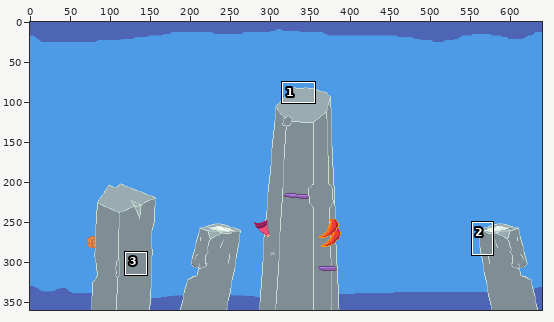
File history of a pixel-art file, Assets/Sprites/yvanPixelArt/background/background.aseprite. Above: a wide view before the commit, with the close-up outlined.
Close-up. First the earlier version:
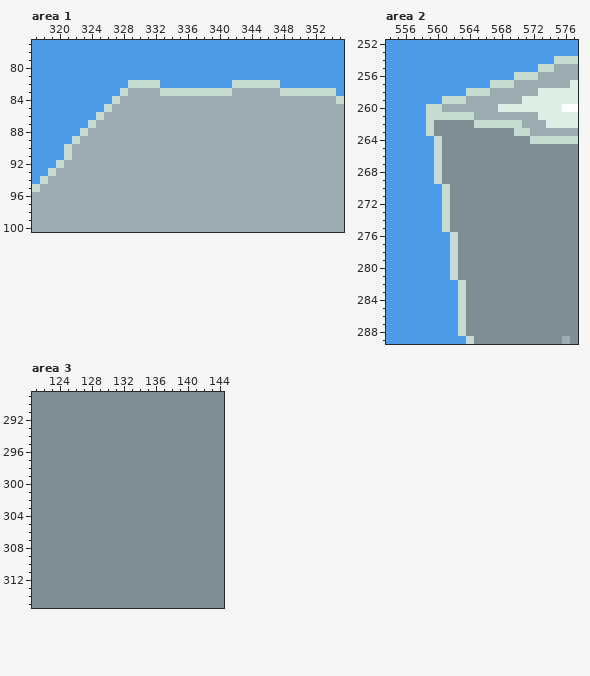
640x360 pixels, 1 frame. Shown: area 1: x 317..355, y 77..100; area 2: x 554..577, y 252..289; area 3: x 121..144, y 289..315. The commit also changed other parts of the picture, which this record leaves out.
After:
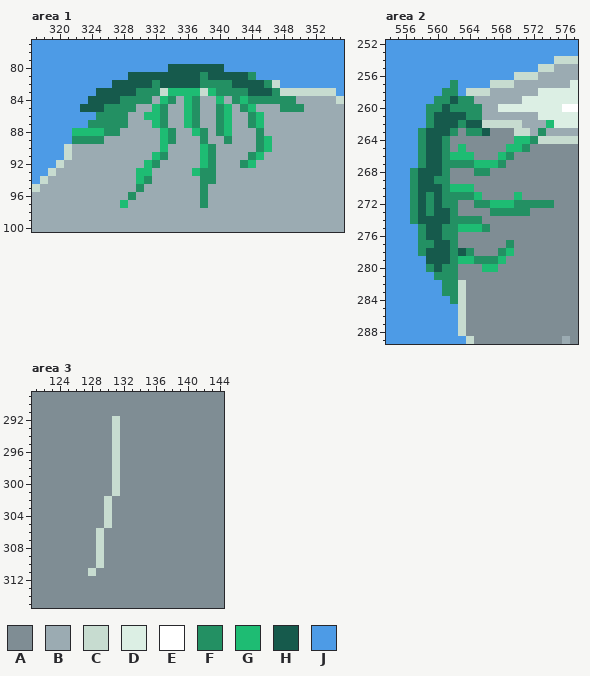
Palette (. is transparent): A #7f8d94  B #9babb2  C #c7dcd0  D #dcefe4  E #ffffff  F #239063  G #1ebc73  H #165a4c  J #4d9be6
Edits made:
Area 1, layer "Flowers":
y 80: x 334..340 JJJJJJJ -> HHHHHHH
y 81: x 329..344 JJJJJJJJJJJJJJJJ -> HHHHHHHHHFHHHHHF
y 82: x 327..346 JJCCCCJJJJJJJJJCCCCC -> HHHHHFHHHHHFFFFHHHHF
y 83: x 325..332 JJJCBBBB -> HHHHHFFF; x 334..337 CCCC -> GGGG; x 339..347 CCCBBBBBB -> GFFFFHHHF
y 84: x 324..331 JJJCBBBB -> HHHHFFFF; x 333..334 BB -> GF; x 336..337 BB -> GF; x 340 B -> G; x 342..349 BBBBBBBB -> FGFFFFFF
y 85: x 323..329 JJJCBBB -> HHHFFFF; x 332..333 BB -> GF; x 336..337 BB -> GF; x 340..341 BB -> FG; x 343..344 BB -> FG; x 348..350 BBB -> FFF
y 86: x 325..328 CBBB -> FFFF; x 331..333 BBB -> GGF; x 336..337 BB -> GF; x 340..341 BB -> FG; x 344..345 BB -> FG
y 87: x 324..328 CBBBB -> FFFFF; x 332..333 BB -> GF; x 336..337 BB -> GF; x 340..341 BB -> FG; x 344..345 BB -> FG
y 88: x 322..327 JCBBBB -> GGGGFF; x 333..334 BB -> GF; x 337..338 BB -> GF; x 340..341 BB -> FG; x 345 B -> F
y 89: x 322..325 CBBB -> FFFF; x 333..334 BB -> GF; x 338 B -> F; x 341 B -> F; x 345..346 BB -> FG
y 90: x 333 B -> G; x 338..339 BB -> GF; x 345..346 BB -> FG
y 91: x 332..333 BB -> GF; x 338..339 BB -> GF; x 344..345 BB -> FG
y 92: x 331..332 BB -> GF; x 338..339 BB -> GF; x 343..344 BB -> FG
y 93: x 330..331 BB -> GG; x 337..339 BBB -> GFF
y 94: x 330..331 BB -> GF; x 338..339 BB -> FF
y 95: x 330 B -> F; x 338 B -> F
y 96: x 329 B -> F; x 338 B -> F
y 97: x 328 B -> G; x 338 B -> F
Area 2, layer "Flowers":
y 257: x 562 J -> F
y 258: x 561..562 JJ -> FF
y 259: x 560..564 JCCCB -> FFHFF
y 260: x 559..565 CCBBBBB -> FFHFFFF
y 261: x 559..565 CCCCCCB -> FHHHHFF
y 262: x 559..565 CAAAAAC -> FHHHFHH; x 574 D -> G
y 263: x 558..562 JCAAA -> FHHHF; x 564..566 AAA -> FFH; x 573 B -> F
y 264: x 558..561 JJCA -> FHHF; x 570..572 AAC -> GGF
y 265: x 558..561 JJCA -> FHHF; x 563 A -> G; x 569..571 AAA -> GGF
y 266: x 558..564 JJCAAAA -> FHHFGGG; x 568..569 AA -> GF
y 267: x 558..568 JJCAAAAAAAA -> FHHFFFFGGGF
y 268: x 557..561 JJJCA -> FHHHF; x 565..566 AA -> FF
y 269: x 557..561 JJJCA -> FHHFF
y 270: x 557..564 JJJJCAAA -> FHHHFGGG
y 271: x 557..565 JJJJCAAAA -> FHFHFFFFG; x 570 A -> G
y 272: x 557..562 JJJJCA -> FHFHFF; x 565..574 AAAAAAAAAA -> FFGGGFFFFF
y 273: x 557..562 JJJJCA -> FHFHHF; x 567..571 AAAAA -> FFFFF
y 274: x 557..565 JJJJCAAAA -> FHHHHFFFF
y 275: x 558..566 JJJCAAAAA -> FHHFFGGGF
y 276: x 558..562 JJJJC -> FHHFF
y 277: x 558..562 JJJJC -> FFHHF; x 569 A -> F
y 278: x 558..564 JJJJCAA -> FHHHFHF; x 568..569 AA -> FG
y 279: x 559..568 JJJCAAAAAA -> HHHFGGFFFG
y 280: x 559..562 JJJC -> FHFF; x 566..567 AA -> GG
y 281: x 560..562 JJC -> FFF
y 282..283: x 561..562 JJ -> FF
y 284: x 562 J -> F
Area 3, layer "Little rock":
y 292..301: x 131 A -> C
y 302..305: x 130 A -> C
y 306..310: x 129 A -> C
y 311: x 128 A -> C
Where, in picture pixels (left, top, right, bottom), the same in both close-ups:
changed: (72, 64, 304, 208)
changed: (410, 80, 554, 304)
changed: (88, 416, 120, 576)
